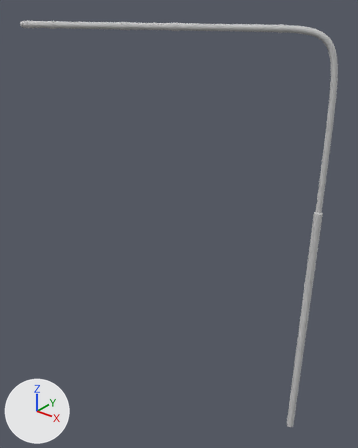
A saved change to the OBJ model src/main/resources/assets/trafficLight/TrafficLight1.obj.
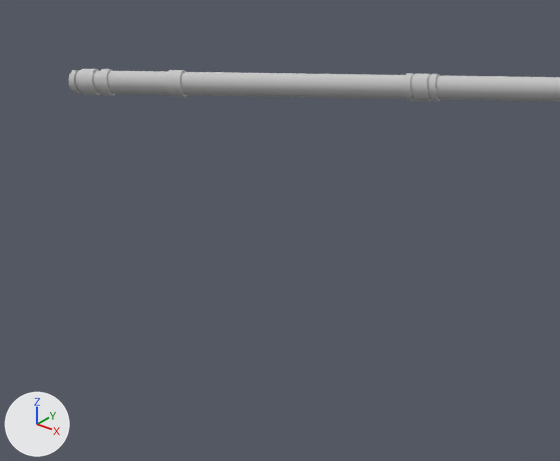
There are two pictures of each version: one whole from a 50 mm camera at (82.0, -167.0, 235.0) aimed at (-63.0, 15.0, 123.0), one close up on the part from 0% to 46% of the width and 0% to 30% of the height. The axes (+X, +Y, +Z) are drawn at lower left. The lights are the same throughout. Where no turn or scale is listed for an object, it has been applied to the vertices.

Script lines for the objects in view, before the commit:
```python
me_trafficlight1 = bpy.data.meshes.new('TrafficLight1')
me_trafficlight1.from_pydata(...)  # 1176 vertices, 1156 faces; spans x -124.0..2.0, y -24.0..43.0, z 1.0..220.0
me_trafficlight1.materials.append(mat_01___default)  # light grey #cacaca
ob_trafficlight1 = bpy.data.objects.new('TrafficLight1', me_trafficlight1)
ob_trafficlight1.location = (0.0, 0.0, 0.0)
```
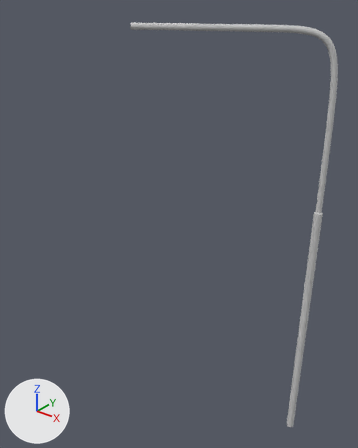
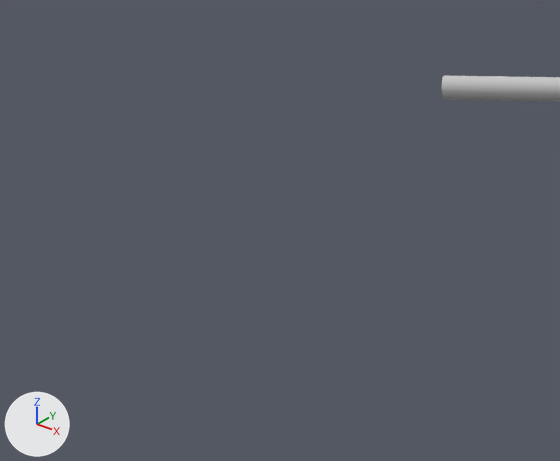
What changed in the scene script:
```text
Change me_trafficlight1:
    used by ob_trafficlight1; location = (0.0, 0.0, 0.0)
    remove me_trafficlight1.from_pydata(...)  # 1176 vertices, 1156 faces; spans x -124.0..2.0, y -24.0..43.0, z 1.0..220.0
    add me_trafficlight1.from_pydata(...)  # 624 vertices, 611 faces; spans x -79.0..2.0, y -1.0..43.0, z 1.0..220.0
    me_trafficlight1 part 1: 8 loose pieces with 320 vertices, spanning x -123.0..-20.0, y -24.0..31.0, z 217.0..220.0, are deleted
    me_trafficlight1 part 2
    232 vertices are removed from x -124.0..-78.0, y -24.0..2.0, z 217.0..220.0
    249 faces are deleted
    4 vertices move within x -79.0..-78.0, y -1.0..1.0, z 218.0..220.0
    8 new faces join them
```

Location of each change, (x1, y1, x2, y2) in pixels of the close-ups (560 x 461 px):
'TrafficLight1', reshaped
    before: (69, 69, 560, 102)
    after: (442, 76, 560, 102)
part 1 of me_trafficlight1, deleted
    before: (79, 69, 432, 101)
part 2 of me_trafficlight1, cut back
    before: (69, 70, 446, 101)
    after: (442, 80, 559, 99)
